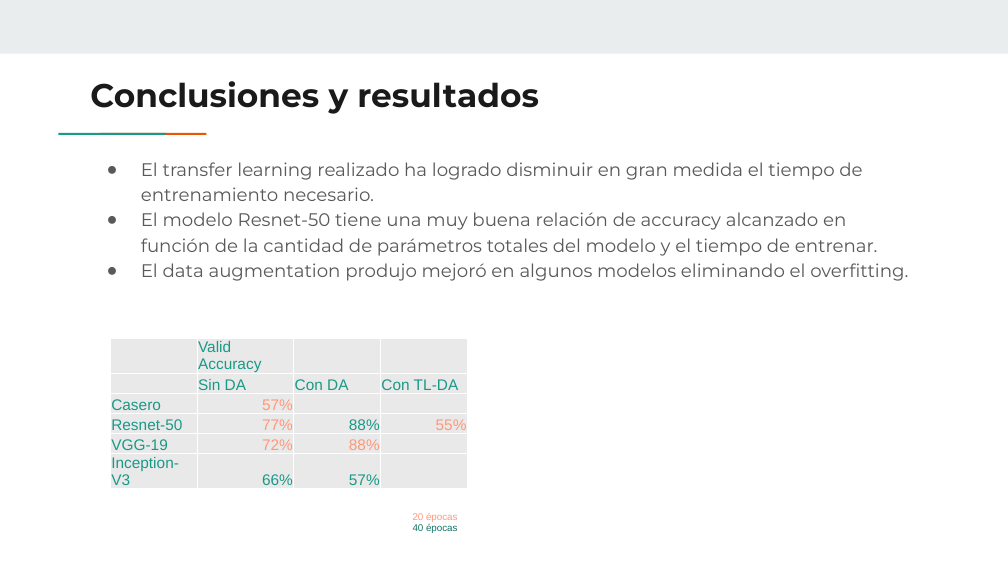
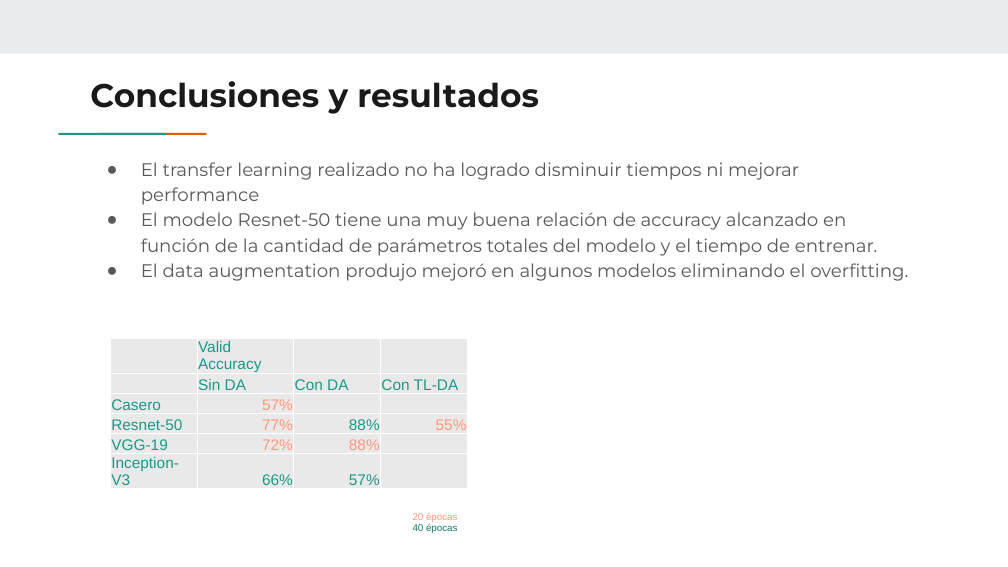
Before and after one commit to juanpsch/IA, a slide deck: slide 20 of CV2/TP_Final/Trabajo Final - Juan Pablo Schamun.pptx. Drawn at 1008x567 pixels with LibreOffice and Linux fonts; fonts in the diff are those of the drawing. Boxes give left, top, right and bottom in pixels: in the first picture for what was removed or moved away, otherwise in the second. Text is boxed around its words. In the diff, an @@ line names an element or a change of style, - is before the commit and + after.

Commit message:
TPFINAL

```diff
--- a/CV2/TP_Final/Trabajo Final - Juan Pablo Schamun.pptx
+++ b/CV2/TP_Final/Trabajo Final - Juan Pablo Schamun.pptx
@@ text at (x1=141, y1=162, x2=799, y2=205): text changed @@
-● El transfer learning realizado ha logrado disminuir en gran medida el tiempo de entrenamiento necesario.
+● El transfer learning realizado no ha logrado disminuir tiempos ni mejorar performance
```
